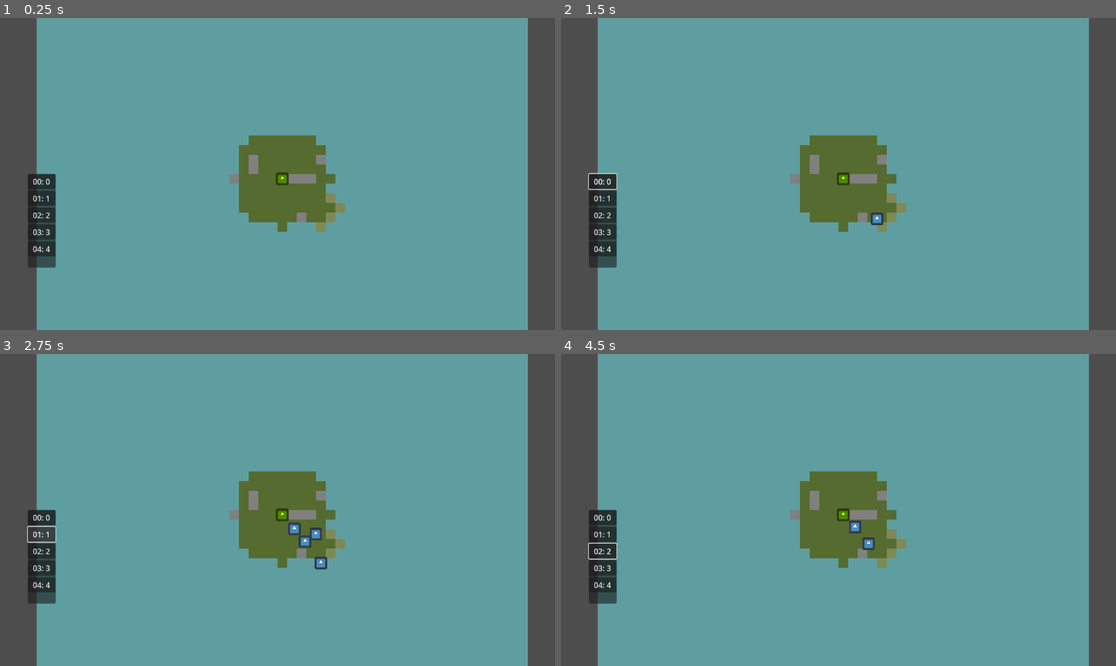
Above: before the commit, frames 1-4 (two rows, left to right).
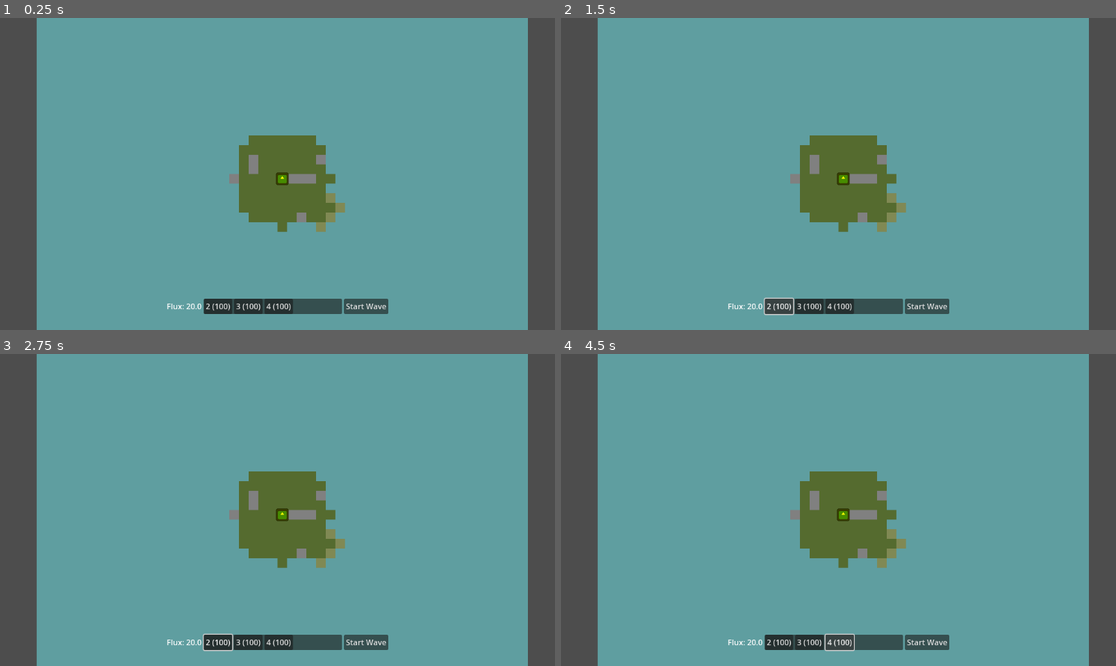
Above: after the commit, the same moments.

Repository: inf-35/tower-defense
Game: Godot game, scene res://island.tscn
The game is run twice, just before and just after one commit, with the same random seed, the same clock (stepped at 60 frames per second) and the same inputs. The engine's default icon, where the game draws it, is replaced by a stand-in: a white triangle on a blue panel in a dark square.
Inputs (mouse positions are in pixels of both pictures, inside the frame that each line leads up to):
- Up to frame 1 (0.25 s): no input
- Up to frame 2 (1.5 s): click (599, 180) at 0.5 s, where only the run before the commit has a clickable "00: 0"; click (777, 305) at 1.25 s, where only the run after the commit has a clickable "2 (100)"
- Up to frame 3 (2.75 s): click (38, 534) at 2 s, where only the run before the commit has a clickable "01: 1"
- Up to frame 4 (4.5 s): click (810, 641) at 2.75 s, where only the run after the commit has a clickable "3 (100)"; click (599, 550) at 3.5 s, where only the run before the commit has a clickable "02: 2"; click (838, 641) at 4.25 s, where only the run after the commit has a clickable "4 (100)"

The runs differ from the first frame. In frame 1, 3.2% of the frame differs, in the area x 5-70%, y 49-95%; in frame 2, 3.3%; in frame 3, 3.5%, in the area x 4-70%, y 49-96%; in frame 4, 3.4%.

Commit message:
implemented UI layer

Diff:
--- a/Data/Effects/blueprint_on_wave.gd
+++ b/Data/Effects/blueprint_on_wave.gd
@@ -15,5 +15,5 @@
 
 	assert(instance.params.has("blueprint_pool"))
 
-	Player.blueprints.append(Blueprint.new(instance.params.blueprint_pool.pick_random()))
+	Player.add_blueprint(Blueprint.new(instance.params.blueprint_pool.pick_random()))
 	print("new blueprint!")
--- a/Data/effect_instance.gd
+++ b/Data/effect_instance.gd
@@ -9,6 +9,7 @@
 var effect_type: Effects.Type #id of this type of effect
 var event_hooks: Array[GameEvent.EventType]
 var duration: float = -1.0 #negative = permanent
+
 
 var params: Dictionary = {}
 const GLOBAL_RECURSION_LIMIT: int = 0 #limit for effect recursion; see Unit effect parsing
--- a/Indexes/towers.gd
+++ b/Indexes/towers.gd
@@ -4,11 +4,12 @@
 class TowerStat: #data container for stats
 	var construct: int = 0 #minimum terrain level to construct
 	var tower_scene: PackedScene
+	var flux_cost: float = 0.0
 
-	func _init(_tower_scene: PackedScene, _construct: int = 0):
+	func _init(_tower_scene: PackedScene, _construct: int = 0, _flux_cost: float = 0.0):
 		tower_scene = _tower_scene
 		construct = _construct
-
+		flux_cost = _flux_cost
 
 enum Type {
 	PLAYER_CORE,
@@ -22,24 +23,32 @@
 	Type.PLAYER_CORE: TowerStat.new(
 		preload("res://Units/Towers/player_core.tscn"),
 		20,
+		0.0,
 	),
 	Type.TURRET: TowerStat.new(
 		preload("res://Units/Towers/turret.tscn"),
 		2,
+		5.0
 	),
 	Type.FROST_TOWER: TowerStat.new(
 		preload("res://Units/Towers/frost_tower.tscn"),
 		2,
+		10.0,
 	),
 	Type.CANNON: TowerStat.new(
 		preload("res://Units/Towers/cannon.tscn"),
 		2,
+		10.0,
 	),
 	Type.BLUEPRINT_HARVESTER: TowerStat.new(
 		preload("res://Units/Towers/blueprint_harvester.tscn"),
 		2,
+		8.0,
 	)
 }
 
 static func get_tower_scene(tower: Type) -> PackedScene:
 	return tower_stats[tower].tower_scene
+
+static func create_tower(tower: Type) -> Tower:
+	return get_tower_scene(tower).instantiate()
--- /dev/null
+++ b/Indexes/units.gd
@@ -0,0 +1,30 @@
+class_name Units
+#repository of towers, and their associated info
+
+class UnitStat: #data container for stats
+	var unit_scene: PackedScene
+	var flux_value: float #how much flux this unit nets the player when killed
+
+	func _init(_unit_scene, _flux_value):
+		unit_scene = _unit_scene
+		flux_value = _flux_value
+
+enum Type {
+	BASIC_UNIT
+}
+
+static var unit_stats : Dictionary[Type, UnitStat] = {
+	Type.BASIC_UNIT: UnitStat.new(
+		preload("res://Units/Enemies/basic_unit.tscn"),
+		1.0,
+	)
+}
+
+static func get_unit_flux(unit: Type) -> float:
+	return unit_stats[unit].flux_value
+
+static func get_unit_scene(unit: Type) -> PackedScene:
+	return unit_stats[unit].unit_scene
+
+static func create_unit(unit: Type) -> Unit:
+	return get_unit_scene(unit).instantiate()
--- a/Objects/EventData/hit_data.gd
+++ b/Objects/EventData/hit_data.gd
@@ -5,4 +5,5 @@
 var target: Unit #receiver of hit
 
 var damage: float = 0.0
+var modifiers: Array[Modifier] = []
 #see unit.gd, deal_hit and take_hit
--- a/Singletons/phase_manager.gd
+++ b/Singletons/phase_manager.gd
@@ -126,9 +126,6 @@
 	_report("Starting Building Phase for wave " + str(current_wave_number))
 	UI.show_building_ui.emit() # UI listens to this
 	UI.building_phase_ended.connect(_on_player_ended_building_phase, CONNECT_ONE_SHOT) #ui hooks to this
-	get_tree().create_timer(0.5).timeout.connect(func():
-		UI.building_phase_ended.emit()
-	)
 
 # Called by your UI when the player clicks the "End Building Phase" button
 func _on_player_ended_building_phase():
--- a/Singletons/player.gd
+++ b/Singletons/player.gd
@@ -1,6 +1,9 @@
 extends Node #player
 
-var health: int = 200
+var flux: float = 20.0: #serves as both the player's base health and currency
+	set(val):
+		flux = val
+		UI.update_flux.emit(flux)
 
 #blueprints
 
@@ -15,13 +18,21 @@
 
 	return found
 
+func add_blueprint(blueprint: Blueprint) -> void:
+	blueprints.append(blueprint)
+	UI.update_blueprints.emit(blueprints)
+
 func consume_blueprint(tower_type: Towers.Type) -> bool:
 	for blueprint: Blueprint in blueprints:
 		if blueprint.tower_type == tower_type:
 			blueprints.erase(blueprint)
+			UI.update_blueprints.emit(blueprints)
 			return true
 
 	return false
+
+#player-side globals
+var effect_prototypes: Array[EffectPrototype] = [] #allied units will base their effectinstances off these prototypes
 
 #ready
 
@@ -38,10 +49,18 @@
 			print("no blueprint!")
 			return
 
+		if Player.flux < Towers.tower_stats[tower_type].flux_cost:
+			print("no flux!")
+			return
+
+		var cell: Vector2i = Island.position_to_cell(world_position)
+
+		if Towers.tower_stats[tower_type].construct > References.island.terrain_level_grid[cell]:
+			print("incorrect terrain!")
+			return
+
 		consume_blueprint(tower_type)
-		var cell: Vector2i = Island.position_to_cell(world_position)
-		if Towers.tower_stats[tower_type].construct > References.island.terrain_level_grid[cell]:
-			return
+		Player.flux -= Towers.tower_stats[tower_type].flux_cost
 		References.island.construct_tower(cell, tower_type)
 	)
 
--- a/Singletons/waves.gd
+++ b/Singletons/waves.gd
@@ -36,12 +36,6 @@
 
 func _spawn_enemies_for_current_wave():
 	# Ensure unit_sc is loaded, ideally as a class member if always the same
-	var unit_sc : PackedScene = preload("res://Units/Enemies/basic_unit.tscn")
-	if not unit_sc:
-		push_error("Waves: Failed to preload enemy scene for wave " + str(current_combat_wave_number))
-		self.alive_enemies = 0 # This will trigger wave_ended immediately
-		return
-
 	var island: Island = References.island
 	if not is_instance_valid(island):
 		self.alive_enemies = 0
@@ -60,7 +54,7 @@
 	print("Waves: Spawning " + str(enemies_to_spawn) + " enemies for wave " + str(current_combat_wave_number))
 
 	# Your stagger logic
-	var enemy_stagger: float = 0.1 # Default
+	var enemy_stagger: float = 0.01 # Default
 	if enemies_to_spawn > 0: # Avoid division by zero if somehow enemies_to_spawn is 0
 		enemy_stagger = (2.0 + log(float(enemies_to_spawn)) * 0.5) / float(enemies_to_spawn)
 		enemy_stagger = max(0.01, enemy_stagger) # Ensure a tiny minimum stagger
@@ -70,27 +64,12 @@
 		while enemies_spawned_count < enemies_to_spawn:
 			var num_to_spawn_now: int = min(enemies_to_spawn - enemies_spawned_count, CONCURRENT_ENEMY_SPAWNS)
 			for i: int in num_to_spawn_now:
-				var unit: Node = unit_sc.instantiate()
-				if unit is Unit: # Type check
-					var actual_unit = unit as Unit
-					# actual_unit.part_of_wave = true # If your Unit script uses this
-					if actual_unit.has_signal("died"):
-						actual_unit.died.connect(_on_enemy_died, CONNECT_ONE_SHOT)
-					else:
-						push_warning("Waves: Unit spawned for wave " + str(current_combat_wave_number) + " has no 'died' signal.")
+				var unit: Unit = Units.create_unit(Units.Type.BASIC_UNIT)
+				unit.flux_value = Units.get_unit_flux(Units.Type.BASIC_UNIT)
+				unit.died.connect(_on_enemy_died, CONNECT_ONE_SHOT)
 
-					island.add_child(actual_unit)
-					if island.active_boundary_tiles.is_empty(): # Should not happen if initial check passed
-						actual_unit.queue_free()
-						push_error("Boundary empty mid spawn batch")
-						self.alive_enemies -=1 # Manually adjust if one unit fails here
-						continue
-					actual_unit.movement_component.position = Island.cell_to_position(island.active_boundary_tiles.pick_random())
-				else:
-					push_error("Waves: Spawned scene is not a Unit for wave " + str(current_combat_wave_number))
-					if is_instance_valid(unit): unit.queue_free()
-					self.alive_enemies -= 1 # Account for failed spawn if possible
-					continue # Skip to next in batch or next batch
+				island.add_child(unit)
+				unit.movement_component.position = Island.cell_to_position(island.active_boundary_tiles.pick_random())
 
 			enemies_spawned_count += num_to_spawn_now
 			if enemies_spawned_count < enemies_to_spawn and enemy_stagger * num_to_spawn_now > 0 : # Only await if more to spawn & stagger is positive
@@ -102,30 +81,13 @@
 				self.alive_enemies = i # Only count those successfully iterated for spawning
 				return
 
-			var unit: Node = unit_sc.instantiate()
-			if unit is Unit:
-				var actual_unit = unit as Unit
-				# actual_unit.part_of_wave = true
-				if actual_unit.has_signal("died"):
-					actual_unit.died.connect(_on_enemy_died, CONNECT_ONE_SHOT)
-				else:
-					push_warning("Waves: Unit spawned for wave " + str(current_combat_wave_number) + " has no 'died' signal.")
+			var unit: Unit = Units.create_unit(Units.Type.BASIC_UNIT)
+			unit.flux_value = Units.get_unit_flux(Units.Type.BASIC_UNIT)
+			unit.died.connect(_on_enemy_died, CONNECT_ONE_SHOT)
+			island.add_child(unit)
+			unit.movement_component.position = Island.cell_to_position(island.active_boundary_tiles.pick_random())
 
-				island.add_child(actual_unit)
-				if island.active_boundary_tiles.is_empty():
-					actual_unit.queue_free()
-					push_error("Boundary empty mid spawn")
-					self.alive_enemies -=1
-					continue
-				actual_unit.movement_component.position = Island.cell_to_position(island.active_boundary_tiles.pick_random())
-			else:
-				push_error("Waves: Spawned scene is not a Unit for wave " + str(current_combat_wave_number))
-				if is_instance_valid(unit): unit.queue_free()
-				self.alive_enemies -= 1
-				continue
-
-			if i < enemies_to_spawn - 1 and enemy_stagger > 0: # Don't wait after last enemy & if stagger is positive
-				await get_tree().create_timer(enemy_stagger).timeout
+			await get_tree().create_timer(enemy_stagger).timeout
 
 func _on_enemy_died():
 	if self.alive_enemies > 0:
--- /dev/null
+++ b/UI/building_bar.tscn
@@ -0,0 +1,44 @@
+[gd_scene load_steps=2 format=3 uid="uid://d0k84g7agsotx"]
+
+[ext_resource type="Script" uid="uid://csymfdpw41oh5" path="res://UI/sidebar_ui.gd" id="1_08diq"]
+
+[node name="building_bar" type="Control" node_paths=PackedStringArray("blueprint_bar", "start_wave_button", "flux_display")]
+layout_mode = 3
+anchor_left = 0.3
+anchor_top = 0.9
+anchor_right = 0.7
+anchor_bottom = 0.95
+script = ExtResource("1_08diq")
+blueprint_bar = NodePath("HBoxContainer/Panel/blueprint_bar")
+start_wave_button = NodePath("HBoxContainer/start_wave")
+flux_display = NodePath("HBoxContainer/flux_label")
+
+[node name="HBoxContainer" type="HBoxContainer" parent="."]
+layout_mode = 1
+anchors_preset = 15
+anchor_right = 1.0
+anchor_bottom = 1.0
+grow_horizontal = 2
+grow_vertical = 2
+
+[node name="flux_label" type="Label" parent="HBoxContainer"]
+layout_mode = 2
+size_flags_horizontal = 3
+size_flags_stretch_ratio = 0.2
+
+[node name="Panel" type="Panel" parent="HBoxContainer"]
+layout_mode = 2
+size_flags_horizontal = 3
+
+[node name="blueprint_bar" type="HBoxContainer" parent="HBoxContainer/Panel"]
+layout_mode = 1
+anchors_preset = 15
+anchor_right = 1.0
+anchor_bottom = 1.0
+grow_horizontal = 2
+grow_vertical = 2
+
+[node name="start_wave" type="Button" parent="HBoxContainer"]
+layout_mode = 2
+size_flags_horizontal = 3
+size_flags_stretch_ratio = 0.2
--- a/UI/sidebar_ui.gd
+++ b/UI/sidebar_ui.gd
@@ -1,22 +1,140 @@
+## SidebarUI.gd
+#extends Control
+#class_name SidebarUI
+#
+#@export var blueprint_bar: HBoxContainer
+#@export var start_wave_button: Button
+#@export var flux_display: Label
+#
+#
+#func _ready() -> void:
+	#_populate_blueprint_bar()
+	#_update_flux(Player.flux)
+	#
+	#UI.update_blueprints.connect(func():
+		#_populate_blueprint_bar()
+	#)
+	#UI.update_flux.connect(_update_flux)
+	#UI.show_building_ui.connect(func():
+		#start_wave_button.text = "start wave."
+		#start_wave_button.disabled = false
+	#)
+	#UI.hide_building_ui.connect(func():
+		#start_wave_button.text = "wave in progress."
+		#start_wave_button.disabled = true
+	#)
+	#
+	#start_wave_button.pressed.connect(func():
+		#UI.building_phase_ended.emit()
+	#)
+#
+#func _populate_blueprint_bar() -> void:
+	#for child in blueprint_bar.get_children():
+		#child.free()
+#
+	#for type_id: Towers.Type in Towers.Type.values():
+		#var btn := Button.new()
+		#btn.text = str(type_id).pad_zeros(2) + ": " + str(type_id)
+		#btn.name = "Btn_%s" % str(type_id)
+		#btn.pressed.connect(_on_button_pressed.bind(type_id))
+		#blueprint_bar.add_child(btn)
+#
+#func _update_flux(flux: float):
+	#flux_display.text = "flux: " + str(round(flux))
+#
+#func _on_button_pressed(type_id: Towers.Type) -> void:
+	#UI.tower_selected.emit(type_id)
+
 # SidebarUI.gd
 extends Control
 class_name SidebarUI
 
-@onready var _vbox: VBoxContainer = $Panel/VBoxContainer
+@export var blueprint_bar: HBoxContainer
+@export var start_wave_button: Button
+@export var flux_display: Label
 
 func _ready() -> void:
-	_populate_buttons()
+	# Initial population and updates are handled by connecting to the signal.
+	# Player.blueprints setter will emit the initial list.
 
-func _populate_buttons() -> void:
-	for child in _vbox.get_children():
-		child.free()
+	UI.update_blueprints.connect(_on_player_blueprints_updated)
+	UI.update_flux.connect(_update_flux)
 
-	for type_id: Towers.Type in Towers.Type.values():
+	UI.show_building_ui.connect(func():
+		start_wave_button.text = "Start Wave" # More descriptive
+		start_wave_button.disabled = false
+	)
+	UI.hide_building_ui.connect(func():
+		start_wave_button.text = "Wave in Progress" # More descriptive
+		start_wave_button.disabled = true
+	)
+
+	start_wave_button.pressed.connect(func():
+		UI.building_phase_ended.emit()
+	)
+
+	# Request initial state if Player might have initialized before UI connected
+	# (though with autoload order or call_deferred this might not be strictly necessary,
+	# but good for robustness if Player's _ready completes and emits before UI's _ready connects)
+	if Player and not Player.blueprints.is_empty():
+		_on_player_blueprints_updated(Player.blueprints) # Manually call with current data
+	else:
+		_clear_blueprint_bar() # Ensure it's empty if no blueprints initially
+
+	if Player:
+		_update_flux(Player.flux)
+
+
+func _clear_blueprint_bar() -> void:
+	for child in blueprint_bar.get_children():
+		blueprint_bar.remove_child(child) # Correct way to remove
+		child.queue_free() # Then free it
+
+# This function is now connected to UI.update_blueprints
+func _on_player_blueprints_updated(current_player_bps: Array[Blueprint]) -> void:
+	_clear_blueprint_bar()
+
+	# Count how many of each blueprint type the player has
+	var blueprint_counts: Dictionary = {} # Key: Towers.Type, Value: int (count)
+	for bp: Blueprint in current_player_bps:
+		if not blueprint_counts.has(bp.tower_type):
+			blueprint_counts[bp.tower_type] = 0
+		blueprint_counts[bp.tower_type] += 1
+
+	# Create buttons for each tower type for which the player has at least one blueprint
+	# Or, if you want to show all tower types and just display 0 if they don't have it:
+	for tower_type_enum_value: Towers.Type in Towers.Type.values(): # Iterate all defined tower types
+		var count: int = blueprint_counts.get(tower_type_enum_value, 0) # Get count, default to 0
+
+		if count == 0:
+			continue
+
 		var btn := Button.new()
-		btn.text = str(type_id).pad_zeros(2) + ": " + str(type_id)
-		btn.name = "Btn_%s" % str(type_id)
-		btn.pressed.connect(_on_button_pressed.bind(type_id))
-		_vbox.add_child(btn)
+		var tower_name: String = str(tower_type_enum_value) # Get the string name of the enum value
 
-func _on_button_pressed(type_id: Towers.Type) -> void:
+		# Attempt to make the name a bit cleaner if it's like "TYPE_CANNON"
+		tower_name = tower_name.replace("_", " ").capitalize()
+
+		btn.text = "%s (%s)" % [tower_name, count]
+		btn.name = "Btn_BP_%s" % str(tower_type_enum_value) # Use enum value for unique name
+
+		# Disable button if player has no blueprints of this type
+		if count == 0:
+			btn.disabled = true
+			# You might also want to style it differently (e.g., modulate color)
+		else:
+			btn.disabled = false
+			# Only connect pressed if the button is active (player has blueprints)
+			btn.pressed.connect(_on_blueprint_button_pressed.bind(tower_type_enum_value))
+
+		blueprint_bar.add_child(btn)
+
+func _update_flux(new_flux_value: float): # Renamed parameter for clarity
+	flux_display.text = "Flux: %s" % str(round(new_flux_value)) # Using string formatting
+
+func _on_blueprint_button_pressed(type_id: Towers.Type) -> void:
+	# This function is called when a blueprint button is pressed.
+	# It emits a signal that ClickHandler (or another system) will listen to
+	# to know which tower type the player intends to place next.
 	UI.tower_selected.emit(type_id)
+	print("SidebarUI: Blueprint button pressed for tower type: ", type_id)
--- a/UI/ui.tscn
+++ b/UI/ui.tscn
@@ -1,6 +1,6 @@
 [gd_scene load_steps=3 format=3 uid="uid://bbh3fi3s5ng5p"]
 
-[ext_resource type="Script" uid="uid://csymfdpw41oh5" path="res://UI/sidebar_ui.gd" id="1_2fwl4"]
+[ext_resource type="PackedScene" uid="uid://d0k84g7agsotx" path="res://UI/building_bar.tscn" id="1_dajm1"]
 [ext_resource type="Script" uid="uid://u2j8pvnub2cs" path="res://UI/expansion_ui.gd" id="2_dajm1"]
 
 [node name="UI" type="CanvasLayer"]
@@ -14,31 +14,11 @@
 grow_vertical = 2
 mouse_filter = 2
 
-[node name="Control" type="Control" parent="Control"]
+[node name="building_bar" parent="Control" instance=ExtResource("1_dajm1")]
 layout_mode = 1
-anchor_left = 0.05
-anchor_top = 0.5
-anchor_right = 0.1
-anchor_bottom = 0.8
-script = ExtResource("1_2fwl4")
-
-[node name="Panel" type="Panel" parent="Control/Control"]
-layout_mode = 1
-anchors_preset = 15
-anchor_right = 1.0
-anchor_bottom = 1.0
-grow_horizontal = 2
-grow_vertical = 2
-
-[node name="VBoxContainer" type="VBoxContainer" parent="Control/Control/Panel"]
-layout_mode = 1
-anchors_preset = 15
-anchor_right = 1.0
-anchor_bottom = 1.0
-grow_horizontal = 2
-grow_vertical = 2
 
 [node name="Expansion" type="Panel" parent="Control"]
+visible = false
 layout_mode = 1
 anchors_preset = 15
 anchor_right = 1.0
--- a/UI/ui_bus.gd
+++ b/UI/ui_bus.gd
@@ -4,9 +4,12 @@
 #UI -> Phases
 signal tower_selected(type_id: Towers.Type) #called by sidebar_ui
 signal expansion_selected(expansion_id: int) #called by expansion_ui
-signal building_phase_ended()
+signal building_phase_ended() #called by sidebar_ui
 #Phases -> UI
 signal display_expansion_choices(choices: Array[ExpansionChoice]) # To UI
 signal hide_expansion_choices()
 signal show_building_ui()
 signal hide_building_ui()
+#Player -> UI
+signal update_blueprints(blueprints: Array[Blueprint])
+signal update_flux(flux: float)
--- a/UnitComponents/core_hitbox.gd
+++ b/UnitComponents/core_hitbox.gd
@@ -14,6 +14,6 @@
 			return
 
 
-		Player.health -= area.unit.health_component.health
+		Player.flux -= area.unit.health_component.health
 		area.unit.died.emit()
 	)
--- a/UnitComponents/unit.gd
+++ b/UnitComponents/unit.gd
@@ -16,7 +16,8 @@
 signal died()
 
 var unit_id: int
-var part_of_wave: bool = false
+
+var flux_value: float #how much flux this unit drops when killed
 
 func _create_components():
 	if modifiers_component == null:
@@ -31,6 +32,7 @@
 	unit_id = References.assign_unit_id()
 
 	died.connect(func():
+		Player.flux += flux_value
 		queue_free()
 	)
 
@@ -80,10 +82,17 @@
 
 	on_event.emit(evt) #trigger any post-hit-received effects, accordingly mutate evt.data
 
+	var benchmark: float = health_component.health
 	health_component.health -= evt.data.damage
+	var delta_health: float = benchmark - health_component.health #measured damage caused
 	#compose a hit report, and send it to the source of the hit
 	var hit_report := HitReportData.new()
-	hit_report.damage_caused = evt.data.damage #TODO: change this to like actual readings
+	hit_report.damage_caused = delta_health
+	if benchmark >= 0.01 and health_component.health < 0.01:
+		hit_report.death_caused = true
+
+	for modifier: Modifier in hit.modifiers:
+		modifiers_component.add_modifier(modifier)
 
 	var hit_report_evt := GameEvent.new()
 	hit_report_evt.event_type = GameEvent.EventType.HIT_DEALT
--- a/island.gd
+++ b/island.gd
@@ -40,7 +40,7 @@
 	queue_redraw()
 
 func construct_tower(cell: Vector2i, tower_type: Towers.Type):
-	var tower: Tower = Towers.get_tower_scene(tower_type).instantiate()
+	var tower: Tower = Towers.create_tower(tower_type)
 	occupied_grid[cell] = true
 	_update_navigation(cell) # Update navigation
 	tower_grid[cell] = tower
Not shown, added: Indexes/units.gd.uid
